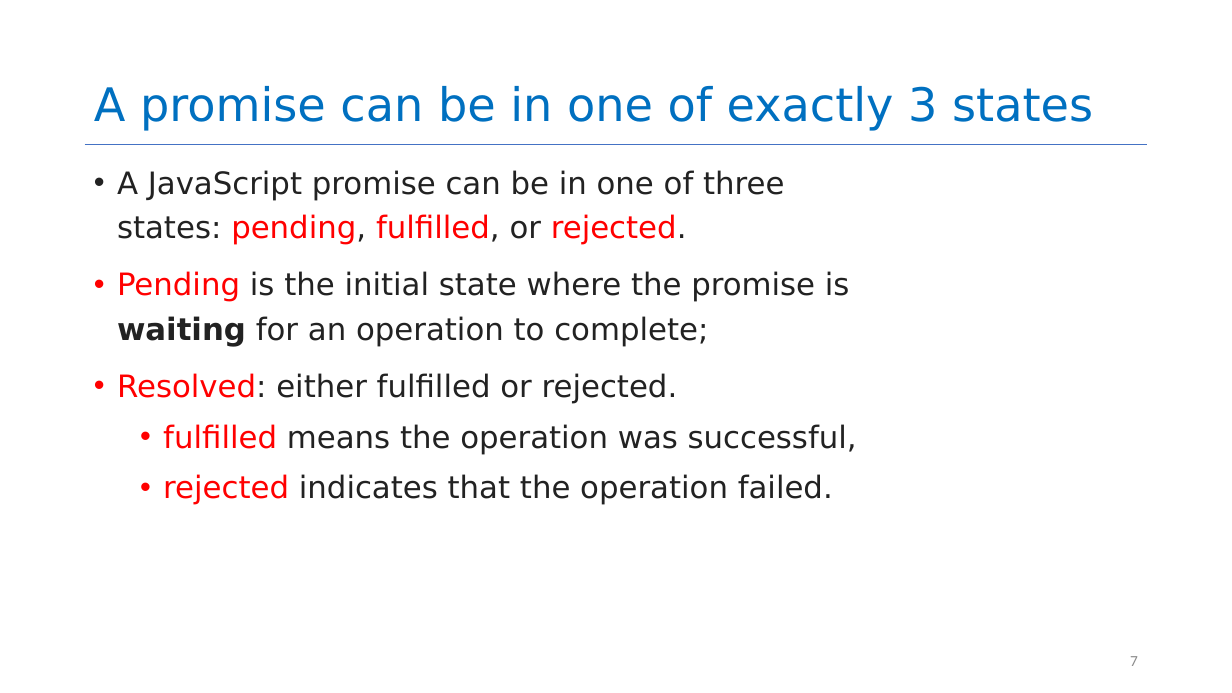
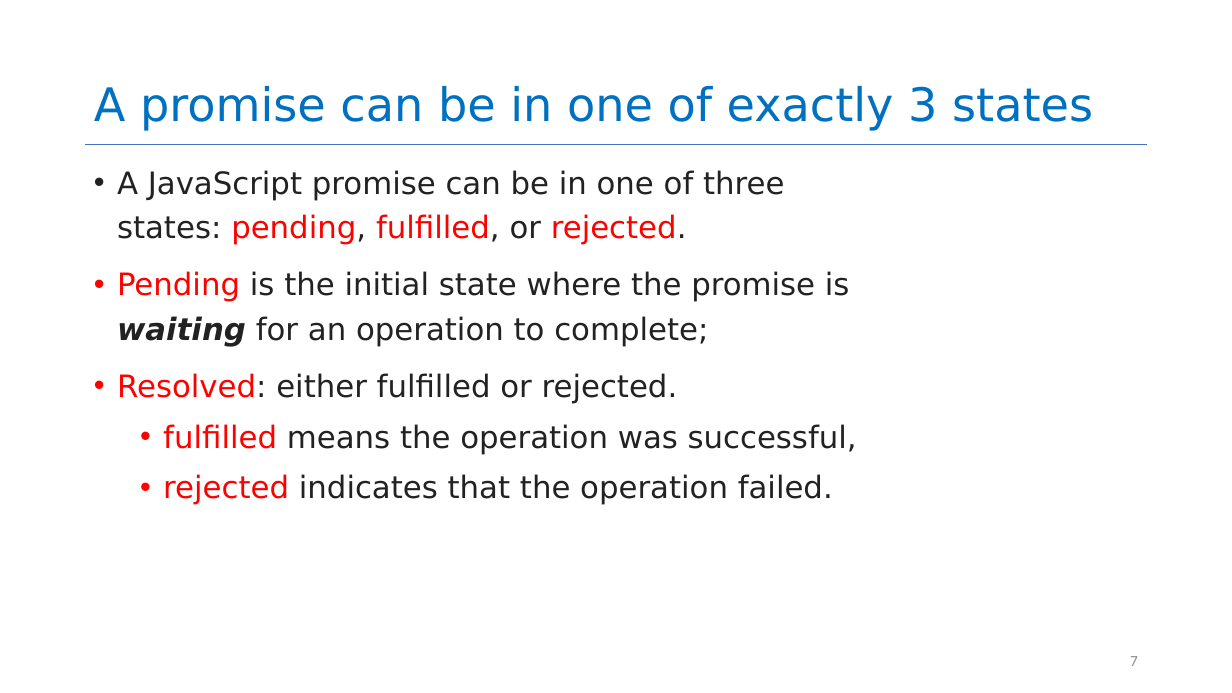
Before and after one commit to neu-se/CS4530-Spring-2025, a slide deck: slide 7 of Slides/Module 06 Concurrency Patterns in Typescript.pptx. Drawn at 1232x693 pixels with LibreOffice and Linux fonts; fonts in the diff are those of the drawing. Boxes give left, top, right and bottom in pixels: in the first picture for what was removed or moved away, otherwise in the second. Text is boxed around its words. In the diff, an @@ line names an element or a change of style, - is before the commit and + after.

```diff
--- a/Slides/Module 06 Concurrency Patterns in Typescript.pptx
+++ b/Slides/Module 06 Concurrency Patterns in Typescript.pptx
@@ text at (117,271,850,347): italic on in "waiting" @@
```
Also in this commit, not shown: 14 other slides changed, 1 other file.
